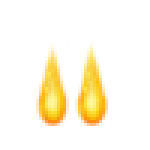
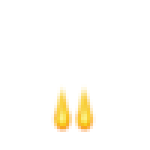
Layered file, before and after one edit (150 × 150). Changes by layer:
painted on "Przekształcenie" over [36, 42, 108, 132]
